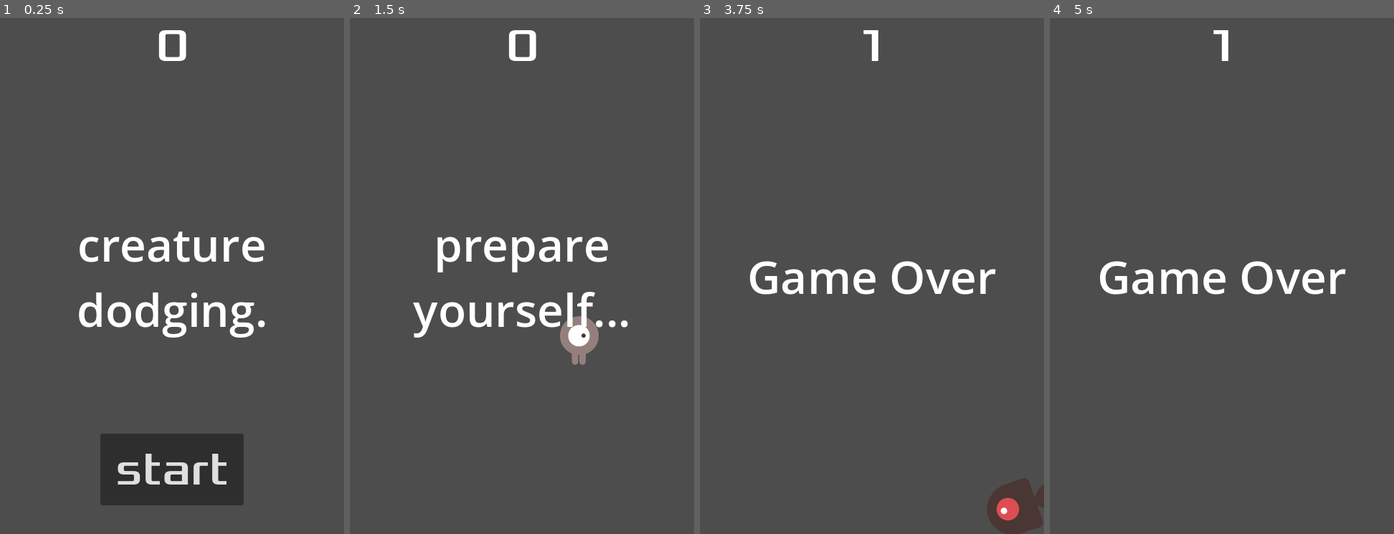
Above: before the commit, frames 1-4 (left to right).
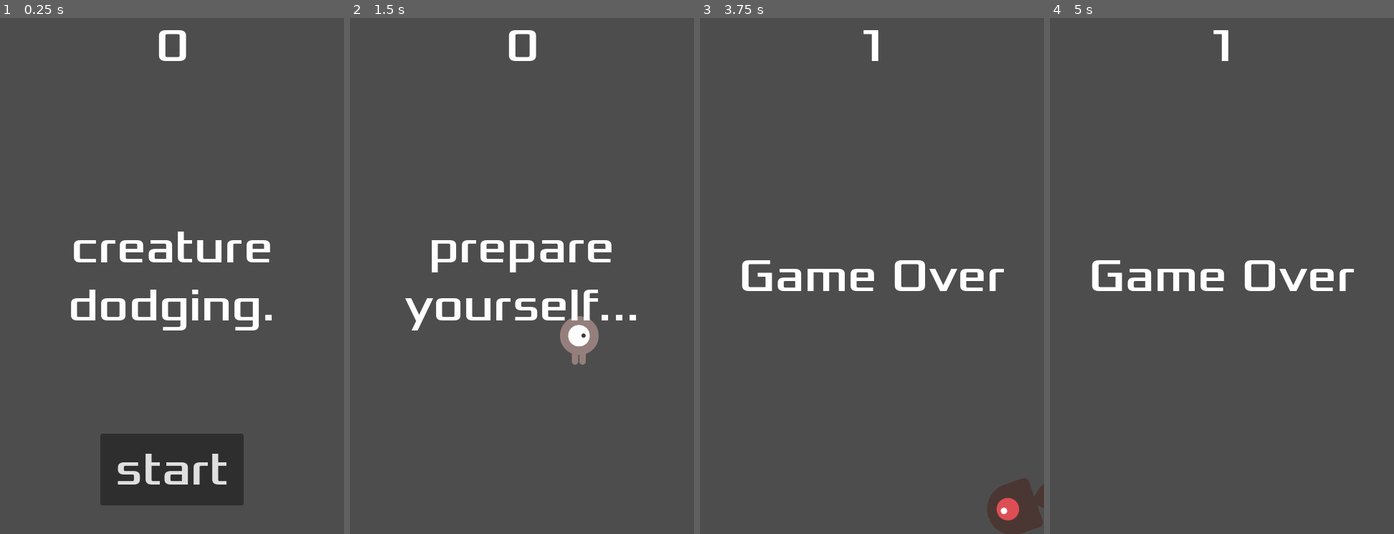
Above: after the commit, the same moments.

Repository: ScrambledOmelets/first-godot-game
Game: Godot game, scene res://main.tscn
The game is run twice, just before and just after one commit, with the same random seed, the same clock (stepped at 60 frames per second) and the same inputs.
Inputs (mouse positions are in pixels of both pictures, inside the frame that each line leads up to):
- Up to frame 1 (0.25 s): no input
- Up to frame 2 (1.5 s): click "start" at 0.5 s; tap Enter at 1.25 s; move the mouse to (597, 250) at 1.27 s; hold Right (move_right) from 1.28 s (still down)
- Up to frame 3 (3.75 s): move the mouse to (803, 301) at 2.02 s; release Right (move_right) at 2.03 s; hold Down (move_down) 2.03-2.78 s; move the mouse to (906, 162) at 2.77 s; hold Right (move_right) 2.78-3.53 s; move the mouse to (854, 379) at 3.52 s; hold Up (move_up) from 3.53 s (still down)
- Up to frame 4 (5 s): move the mouse to (1325, 353) at 4.27 s; release Up (move_up) at 4.28 s; hold Left (move_left) from 4.28 s (still down)

The runs differ from the first frame. In frame 1, 3.6% of the frame differs, in the area x 20-79%, y 41-62%; in frame 2, 3.4%; in frame 3, 2.1%; in frame 4, 2.1%.

Commit message:
Revert "font change check"
This reverts commit 59e06e049328e1585173dcbdbed79ed896105c51.

Diff:
--- a/hud.tscn
+++ b/hud.tscn
@@ -31,6 +31,7 @@
 offset_bottom = 79.5
 grow_horizontal = 2
 grow_vertical = 2
+theme_override_fonts/font = ExtResource("2_xxfgb")
 theme_override_font_sizes/font_size = 64
 text = "creature dodging."
 horizontal_alignment = 1
